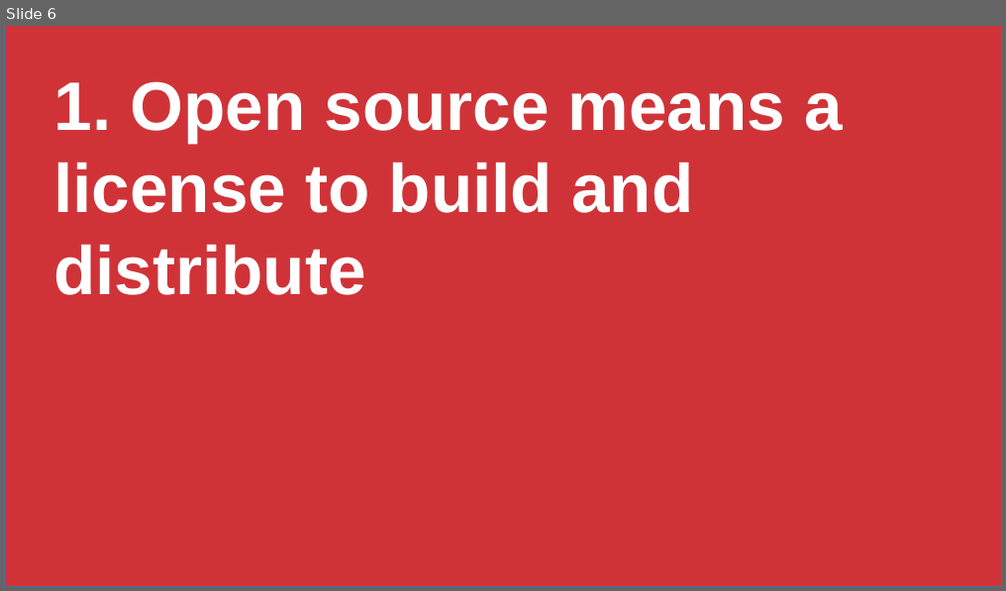
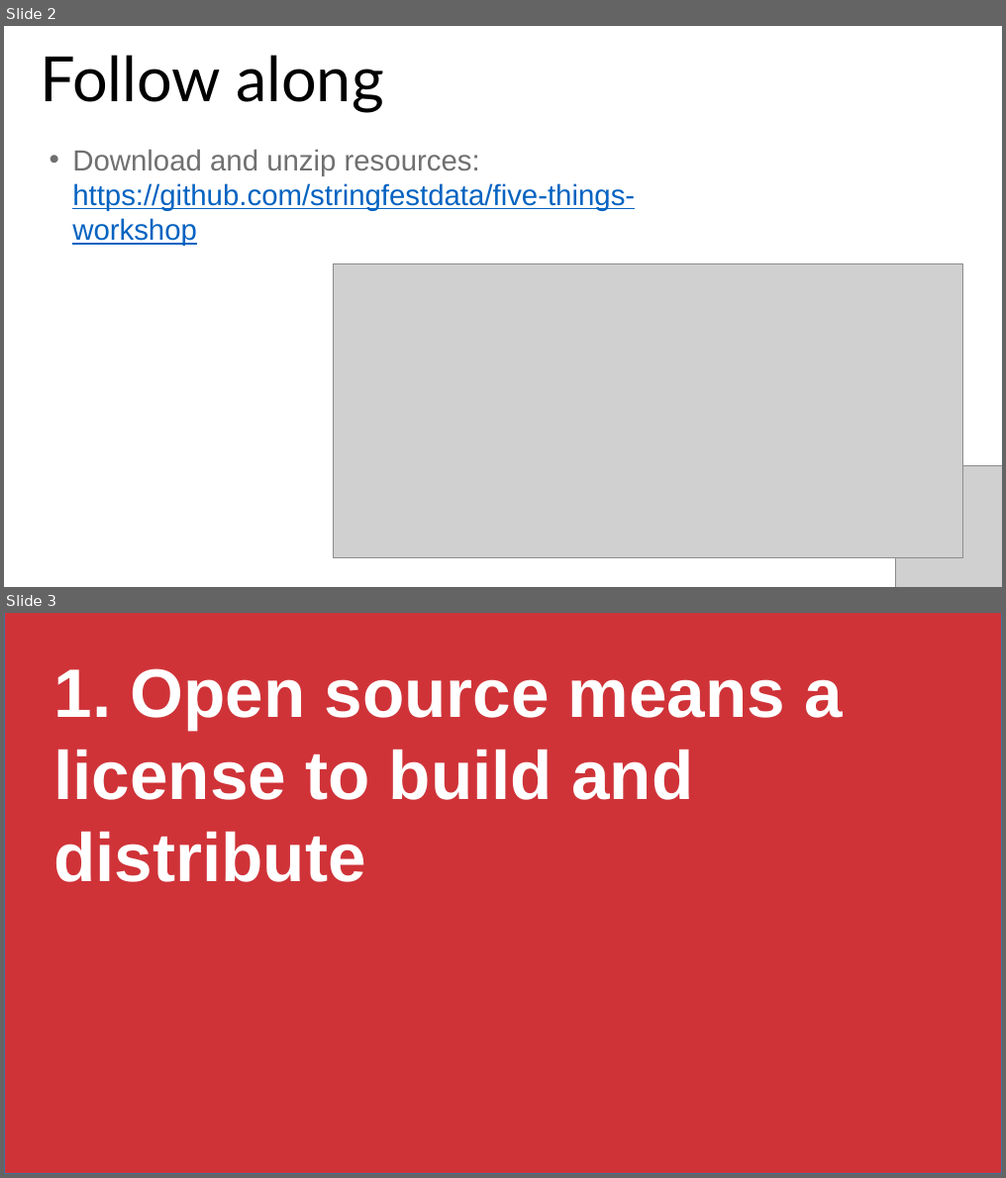
Before and after one commit to stringfestdata/aina-getting-started-python, a slide deck: five-things-excel-python.pptx. Shown one above the other, each under a label of ours: slide 6 before the commit, slides 2 and 3 after it. The pictures are 1006x591 and 1006x1178 pixels, drawn with LibreOffice and Linux fonts; fonts in the diff are those of the drawing; grey boxes stand for pictures. Boxes give left, top, right and bottom in pixels: in the first picture for what was removed or moved away, otherwise in the second. Text is boxed around its words. In the diff, an @@ line names an element or a change of style, - is before the commit and + after.

```diff
--- a/five-things-excel-python.pptx
+++ b/five-things-excel-python.pptx
@@ slide 2 added at bbox=[4, 26, 1002, 587], background #FFFFFF @@
@@ text added at bbox=[40, 55, 384, 113], 60 pt, text #000000 @@
+Follow along
@@ text added at bbox=[72, 149, 635, 246], 28 pt, text #0563C1, underline @@
+• Download and unzip resources: https://github.com/stringfestdata/five-things-workshop
@@ picture added at bbox=[333, 264, 963, 559] @@
@@ picture added at bbox=[896, 466, 1002, 587] @@
@@ what was slide 6 is now slide 3 @@
```
Also in this commit, not shown: 3 slides changed, 4 other slides added, 9 slides removed, 9 other files.
